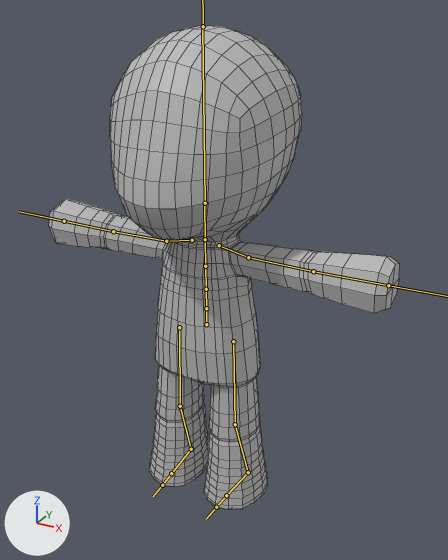
Two versions of the FBX model Assets/Meshes/Character/Dummy/Dummy_Walking_fixed_Animation.fbx, one commit apart.
Rendered twice from a 50 mm camera at (1.82, -3.07, 3.12) aimed at (0.09, 0.08, 1.54). Every picture has the same lights, and +X, +Y and +Z are marked at lower left. The bones that bend it are drawn over the model as lines. Mesh edges are drawn as thin lines.

Objects in the first picture: 'Character_Mesh'.
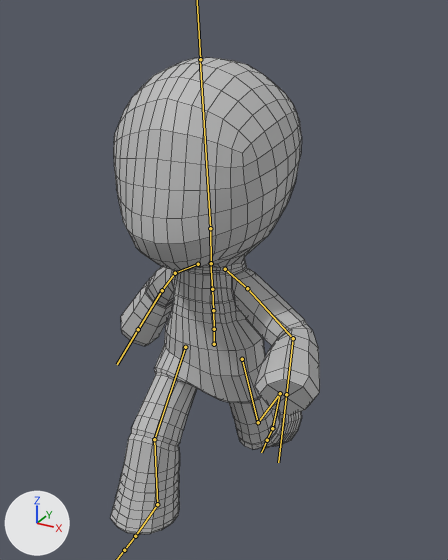
The newer file adds an action. The first version stands in its rest pose; the second is drawn at frame 27 of the action 'Walking_fixed_Animation'.

The edits, one by one:
Bone 'mixamorig:Hips' (bone_mixamorig_hips) moves from (0.0, 0.0, 0.0) to (2.4, -16.3, -5.4).
Bone 'mixamorig:Hips' (bone_mixamorig_hips) turns from (0, 0, 0) to (3, 8, -1) degrees about its own x, y and z.
Bone 'mixamorig:Spine' (bone_mixamorig_spine) turns from (0, 0, 0) to (0, -2, 1) degrees about its own x, y and z.
Bone 'mixamorig:Spine1' (bone_mixamorig_spine1) turns from (0, 0, 0) to (-1, -3, 1) degrees about its own x, y and z.
Bone 'mixamorig:Spine2' (bone_mixamorig_spine2) turns from (0, 0, 0) to (-1, -3, 1) degrees about its own x, y and z.
Bone 'mixamorig:Neck' (bone_mixamorig_neck) turns from (0, 0, 0) to (-1, 1, -2) degrees about its own x, y and z.
Bone 'mixamorig:Head' (bone_mixamorig_head) turns from (0, 0, 0) to (2, 0, 2) degrees about its own x, y and z.
Bone 'mixamorig:LeftShoulder' (bone_mixamorig_leftshoulder) turns from (0, 0, 0) to (11, 4, 17) degrees about its own x, y and z.
Bone 'mixamorig:LeftArm' (bone_mixamorig_leftarm) turns from (0, 0, 0) to (21, -9, -5) degrees about its own x, y and z.
Bone 'mixamorig:LeftForeArm' (bone_mixamorig_leftforearm) turns from (0, 0, 0) to (3, -13, 54) degrees about its own x, y and z.
Bone 'mixamorig:RightShoulder' (bone_mixamorig_rightshoulder) turns from (0, 0, 0) to (14, -3, -3) degrees about its own x, y and z.
Bone 'mixamorig:RightArm' (bone_mixamorig_rightarm) turns from (0, 0, 0) to (30, -21, 23) degrees about its own x, y and z.
Bone 'mixamorig:RightForeArm' (bone_mixamorig_rightforearm) turns from (0, 0, 0) to (7, -8, -34) degrees about its own x, y and z.
Bone 'mixamorig:LeftUpLeg' (bone_mixamorig_leftupleg) turns from (0, 0, 0) to (-13, -8, 8) degrees about its own x, y and z.
Bone 'mixamorig:LeftLeg' (bone_mixamorig_leftleg) turns from (0, 0, 0) to (-48, 11, -2) degrees about its own x, y and z.
Bone 'mixamorig:RightUpLeg' (bone_mixamorig_rightupleg) turns from (0, 0, 0) to (49, 4, 4) degrees about its own x, y and z.
Bone 'mixamorig:RightLeg' (bone_mixamorig_rightleg) turns from (0, 0, 0) to (-27, 0, 0) degrees about its own x, y and z.

What differs and where, as boxes (x1, y1, x2, y2) in the pictures (448 x 560 px):
'Character_Mesh', posed (40% narrower): before (49, 25, 400, 510); after (110, 57, 320, 535)
bone 'mixamorig:Hips', root to tip: before (206, 324) to (206, 299); after (214, 344) to (214, 320)
bone 'mixamorig:Spine', root to tip: before (206, 308) to (206, 289); after (214, 329) to (213, 310)
bone 'mixamorig:Spine1', root to tip: before (206, 289) to (205, 266); after (213, 310) to (212, 289)
bone 'mixamorig:Spine2', root to tip: before (205, 266) to (205, 239); after (212, 289) to (210, 263)
bone 'mixamorig:Neck', root to tip: before (205, 239) to (204, 203); after (211, 263) to (210, 228)
bone 'mixamorig:Head', root to tip: before (205, 203) to (202, 26); after (210, 228) to (200, 59)
bone 'mixamorig:LeftShoulder', root to tip: before (219, 245) to (248, 257); after (225, 269) to (247, 288)
bone 'mixamorig:LeftArm', root to tip: before (248, 257) to (313, 271); after (247, 288) to (293, 338)
bone 'mixamorig:LeftForeArm', root to tip: before (313, 271) to (388, 285); after (293, 338) to (286, 394)
bone 'mixamorig:RightShoulder', root to tip: before (192, 240) to (166, 241); after (198, 264) to (175, 273)
bone 'mixamorig:RightArm', root to tip: before (166, 241) to (113, 231); after (175, 273) to (162, 290)
bone 'mixamorig:RightForeArm', root to tip: before (113, 231) to (64, 221); after (162, 290) to (138, 329)
bone 'mixamorig:LeftUpLeg', root to tip: before (233, 341) to (235, 424); after (242, 359) to (258, 422)
bone 'mixamorig:LeftLeg', root to tip: before (235, 424) to (248, 472); after (258, 422) to (280, 393)
bone 'mixamorig:RightUpLeg', root to tip: before (179, 327) to (180, 406); after (185, 347) to (154, 439)
bone 'mixamorig:RightLeg', root to tip: before (180, 406) to (191, 449); after (154, 439) to (157, 504)
